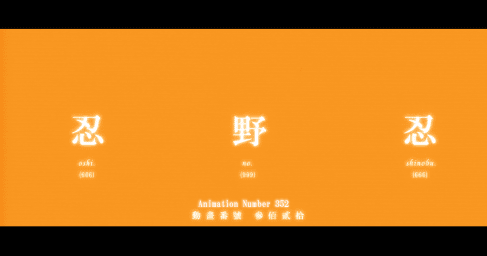
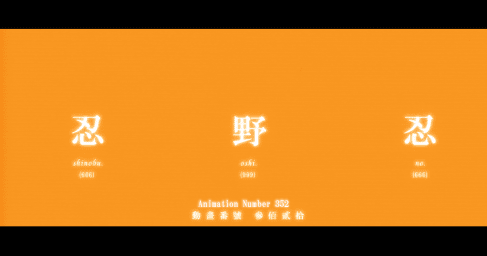
Revision of a layered 487px x 256px image; what changed, layer by layer:
added layer "Layer 2" above "Layer 1" over [71, 153, 438, 169]
added layer "Layer 1" above "Animation Number 352" over [71, 153, 438, 169]
